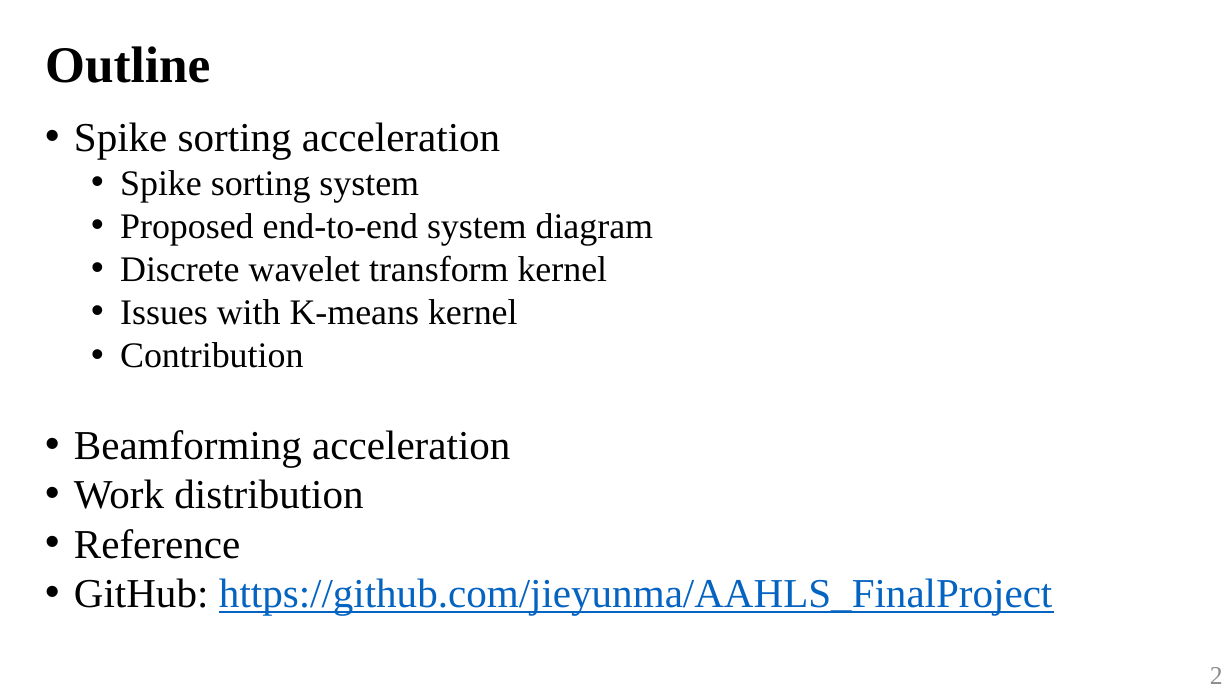
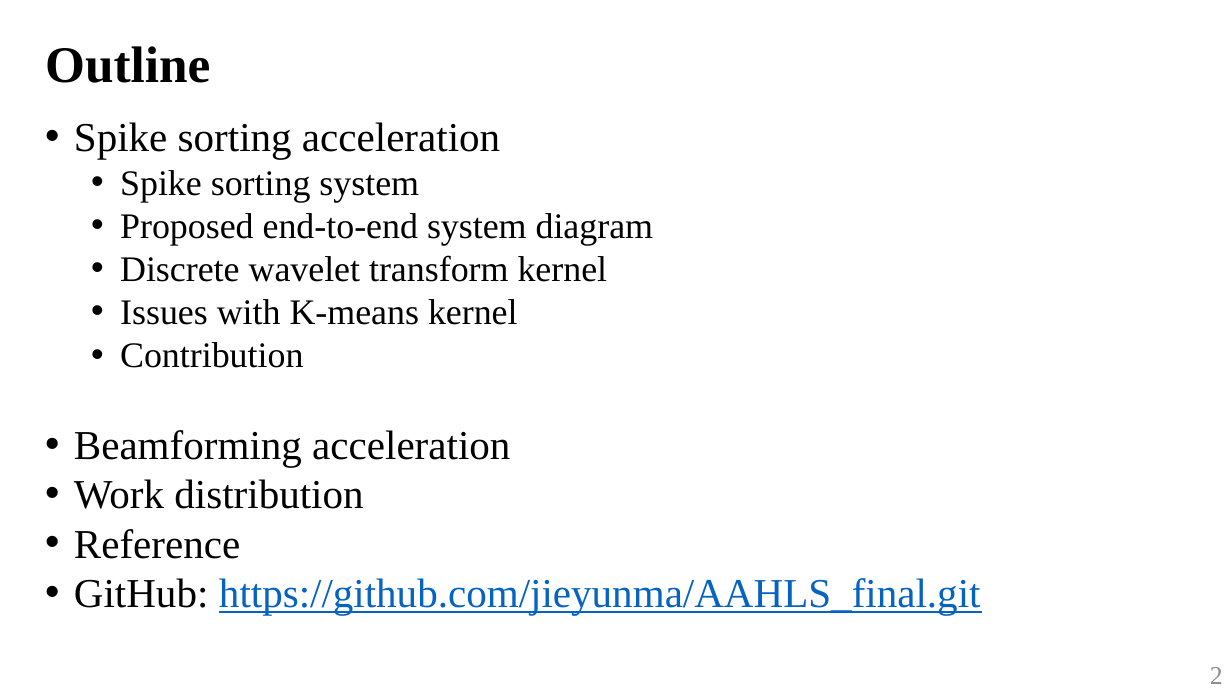
Before and after one commit to jieyunma/AAHLS_final, a slide deck: slide 2 of Group2_Final_Presentation.pptx. Drawn at 1232x693 pixels with LibreOffice and Linux fonts; fonts in the diff are those of the drawing. Boxes give left, top, right and bottom in pixels: in the first picture for what was removed or moved away, otherwise in the second. Text is boxed around its words. In the diff, an @@ line names an element or a change of style, - is before the commit and + after.

```diff
--- a/Group2_Final_Presentation.pptx
+++ b/Group2_Final_Presentation.pptx
@@ text at (74,578,981,615): text changed @@
-• GitHub: https://github.com/jieyunma/AAHLS_FinalProject
+• GitHub: https://github.com/jieyunma/AAHLS_final.git
```
Also in this commit, not shown: 1 other file.
